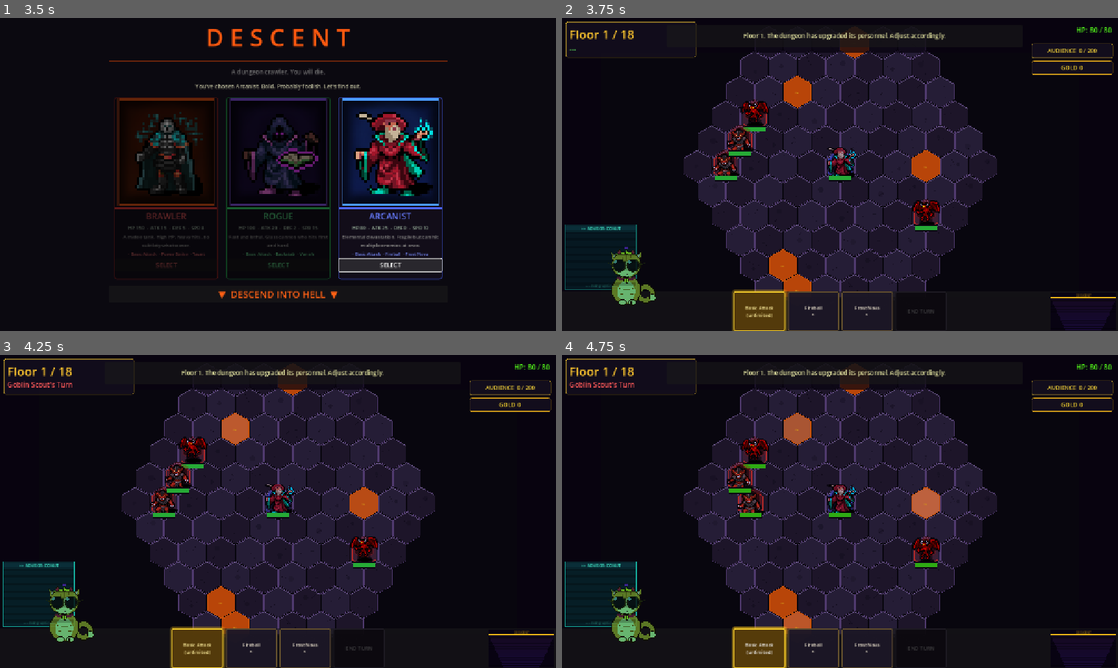
Above: before the commit, frames 1-4 (two rows, left to right).
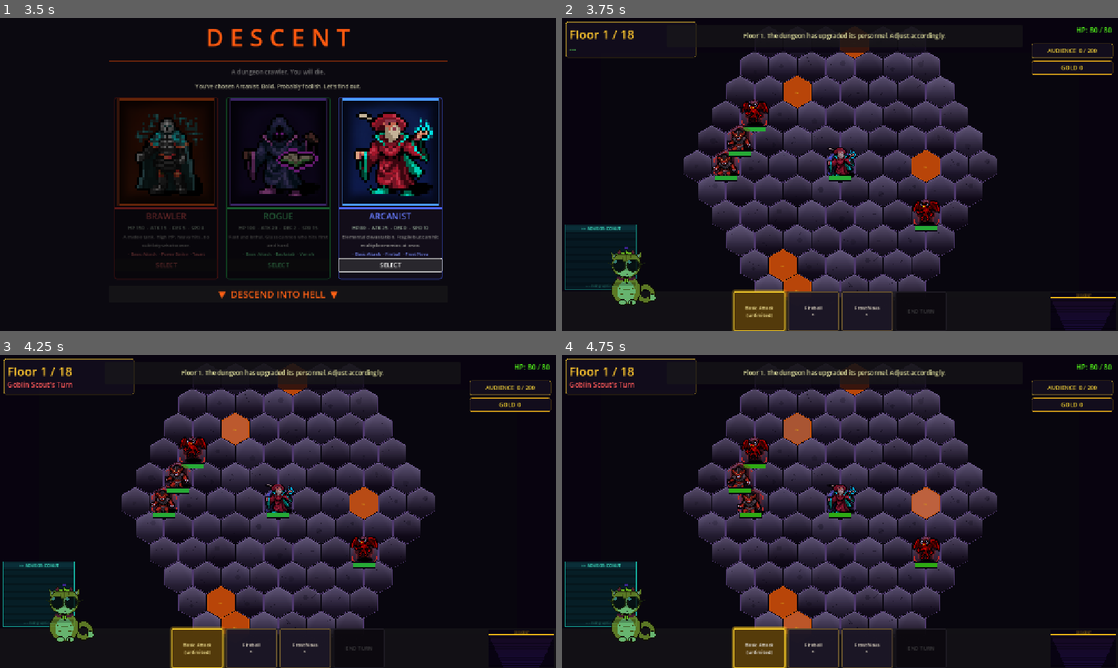
Above: after the commit, the same moments.

Repository: ColdTie/Descent
Game: Godot game, scene res://scenes/Main.tscn
The game is run twice, just before and just after one commit, with the same random seed, the same clock (stepped at 60 frames per second) and the same inputs.
Inputs:
- Up to frame 1 (3.5 s): click "BEGIN DESCENT" at 0.5 s; click "SELECT" at 1.25 s; click "SELECT" at 2 s; click "SELECT" at 2.75 s
- Up to frame 2 (3.75 s): click "▼ DESCEND INTO HELL ▼" at 3.5 s
- Up to frame 3 (4.25 s): no input
- Up to frame 4 (4.75 s): click "Basic Attack (unlimited)" at 4.25 s

Frame 1 is identical in both runs. In frame 2, 10% of the frame differs, in the area x 21-79%, y 11-87%; in frame 3, 10%; in frame 4, 10%.

Commit message:
Floor-tile depth, corner-bracket stand markers, impact screen shake
Tiles: per-vertex gradient (top lit, bottom shadow) plus a small
hash-based per-tile brightness wobble so the floor reads as carved stone
under overhead light instead of a flat checker pattern.

Stand markers: replace each unit's single Line2D ring with six L-shaped
corner brackets that frame the standing tile, plus a two-tone faction
spotlight (faint outer hex + bright inner disk). Hero pulse retargets
the bracket container's modulate alpha.

Feel: brief world-layer screen shake on crits, big abilities
(fireball / power_strike / backstab / frost_nova / shadow_step), and
boss enrage. Active shake tween is killed before a new one starts so
overlapping impacts don't fight on the same property.

https://claude.ai/code/session_descent_overhaul_01

Diff:
--- a/scenes/BattleScene.gd
+++ b/scenes/BattleScene.gd
@@ -163,6 +163,10 @@
 var _gold_widget: Label = null
 var _gold_flash_tween: Tween = null
 
+# Active screen-shake tweens, one per world layer — killed before a new shake
+# starts so back-to-back impacts don't fight each other on the same property.
+var _shake_tweens: Array[Tween] = []
+
 @onready var _hex_layer: Node2D = $HexLayer
 @onready var _entity_layer: Node2D = $EntityLayer
 @onready var _floor_label: Label = $UILayer/FloorLabel
@@ -423,6 +427,17 @@
 		.set_ease(Tween.EASE_IN)
 	tw.tween_callback(fx.queue_free)
 
+	# Heavy-impact abilities get a brief screen shake for tactile weight.
+	# Light ones (basic_attack, heal, vanish, taunt, mana_shield, lava_heat
+	# ambient, frost shimmer) stay calm — overusing shake numbs the effect.
+	match ability_id:
+		"fireball":
+			_screen_shake(6.5, 0.26)
+		"power_strike", "backstab":
+			_screen_shake(5.0, 0.20)
+		"frost_nova", "shadow_step":
+			_screen_shake(3.5, 0.18)
+
 ## ─── Idle Animation ───────────────────────────────────────────────────────────
 
 func _start_idle_bob(sprite: Sprite2D, is_hero: bool) -> Tween:
@@ -504,12 +519,33 @@
 		poly.polygon = _make_hex_pts(HEX_SIZE - 2.0)
 		poly.position = world_pos
 		var is_lava: bool = tile_type == "lava"
-		match tile_type:
-			"lava":
-				poly.color = LAVA_COLOR
-			_:
-				var alt: bool = (hex.x + hex.y) % 2 == 0
-				poly.color = FLOOR_COLOR if alt else FLOOR_ALT
+		if is_lava:
+			# Lava keeps a flat fill — the pulse tween animates poly.color directly.
+			poly.color = LAVA_COLOR
+		else:
+			# Stone floor: pick base/alt shade, then nudge per-tile so the floor
+			# isn't a regular checker pattern. Hash drives a small ±brightness wobble.
+			var alt: bool = (hex.x + hex.y) % 2 == 0
+			var base: Color = FLOOR_COLOR if alt else FLOOR_ALT
+			var h: int = absi(hex.x * 73856093 ^ hex.y * 19349663 ^ GameState.run_seed)
+			var nudge: float = (float(h % 1000) / 1000.0) - 0.5  # -0.5..+0.5
+			base = base.lightened(nudge * 0.12)
+			# Vertical gradient via per-vertex colors — top vertices catch the
+			# "overhead light", bottom vertices fall into shadow. Reads as carved
+			# stone instead of a flat-painted tile.
+			# _make_hex_pts order: 0=upper-right, 1=lower-right, 2=bottom,
+			# 3=lower-left, 4=upper-left, 5=top.
+			var top: Color = base.lightened(0.28)
+			var mid: Color = base
+			var bot: Color = base.darkened(0.42)
+			var vc := PackedColorArray()
+			vc.append(top)              # 0 upper-right
+			vc.append(mid.darkened(0.18)) # 1 lower-right
+			vc.append(bot)              # 2 bottom
+			vc.append(mid.darkened(0.18)) # 3 lower-left
+			vc.append(top)              # 4 upper-left
+			vc.append(top.lightened(0.06)) # 5 top
+			poly.vertex_colors = vc
 		_hex_layer.add_child(poly)
 		_hex_polys[hex] = poly
 
@@ -658,33 +694,55 @@
 		faction_tint = Color(0.95, 0.22, 0.16)
 
 	if sprite_tex != null:
-		# Soft floor halo: faint faction-tinted fill on the standing hex itself,
-		# so the tile reads as occupied even before the eye finds the sprite.
+		# Floor halo: outer faint hex + inner brighter disk. Stacked, the two
+		# read as a faction-tinted "spotlight" pooling on the standing tile.
 		var floor_halo := Polygon2D.new()
 		floor_halo.polygon = _make_hex_pts(HEX_SIZE - 5.0)
-		var halo_clr := Color(faction_tint.r, faction_tint.g, faction_tint.b, 0.14)
-		floor_halo.color = halo_clr
+		floor_halo.color = Color(faction_tint.r, faction_tint.g, faction_tint.b, 0.08)
 		root.add_child(floor_halo)
-
-		# Stand ring: thin faction-colored outline drawn on the floor plane.
-		# Makes "this is *my* hex" unmistakable; moves with the entity via tweens.
-		var stand_ring := Line2D.new()
+		var halo_core := Polygon2D.new()
+		halo_core.polygon = _make_hex_pts(HEX_SIZE * 0.55)
+		halo_core.color = Color(faction_tint.r, faction_tint.g, faction_tint.b, 0.28)
+		halo_core.position = Vector2(0.0, 2.0)
+		root.add_child(halo_core)
+
+		# Stand ring: corner brackets at each of the 6 hex corners, pointing
+		# inward along the two adjacent edges. Reads as "selected unit"
+		# framing — way more deliberate than a flat outline. Container is
+		# named "StandRing" so existing code can still find/tween it.
+		var stand_ring := Node2D.new()
 		stand_ring.name = "StandRing"
-		var sr_pts: PackedVector2Array = _make_hex_pts(HEX_SIZE - 6.0)
-		sr_pts.append(sr_pts[0])
-		stand_ring.points = sr_pts
-		stand_ring.width = 2.4 if is_boss else 2.0
-		stand_ring.default_color = Color(faction_tint.r, faction_tint.g, faction_tint.b, 0.85)
-		stand_ring.joint_mode = Line2D.LINE_JOINT_ROUND
+		var sr_pts: PackedVector2Array = _make_hex_pts(HEX_SIZE - 5.5)
+		var bracket_color := Color(faction_tint.r, faction_tint.g, faction_tint.b, 0.95)
+		var bracket_width: float = 2.8 if is_boss else 2.2
+		var bracket_len: float = 7.5 if is_boss else 6.5
+		for i: int in range(6):
+			var corner: Vector2 = sr_pts[i]
+			var prev_c: Vector2 = sr_pts[(i + 5) % 6]
+			var next_c: Vector2 = sr_pts[(i + 1) % 6]
+			var dir_a: Vector2 = (prev_c - corner).normalized() * bracket_len
+			var dir_b: Vector2 = (next_c - corner).normalized() * bracket_len
+			var seg := Line2D.new()
+			var spts := PackedVector2Array()
+			spts.append(corner + dir_a)
+			spts.append(corner)
+			spts.append(corner + dir_b)
+			seg.points = spts
+			seg.width = bracket_width
+			seg.default_color = bracket_color
+			seg.joint_mode = Line2D.LINE_JOINT_ROUND
+			seg.begin_cap_mode = Line2D.LINE_CAP_ROUND
+			seg.end_cap_mode = Line2D.LINE_CAP_ROUND
+			stand_ring.add_child(seg)
 		root.add_child(stand_ring)
 
-		# Subtle pulse on the player hero's stand ring so the eye finds Carl fast.
+		# Subtle pulse on the player hero's brackets so the eye finds Carl fast.
 		if c.faction == Combatant.Faction.HERO and c == _hero:
 			var pulse_tw: Tween = create_tween()
 			pulse_tw.set_loops()
-			pulse_tw.tween_property(stand_ring, "default_color:a", 0.55, 0.95) \
+			pulse_tw.tween_property(stand_ring, "modulate:a", 0.55, 0.95) \
 				.set_ease(Tween.EASE_IN_OUT).set_trans(Tween.TRANS_SINE)
-			pulse_tw.tween_property(stand_ring, "default_color:a", 0.95, 0.95) \
+			pulse_tw.tween_property(stand_ring, "modulate:a", 1.0, 0.95) \
 				.set_ease(Tween.EASE_IN_OUT).set_trans(Tween.TRANS_SINE)
 
 		# Ground shadow: wide-but-shallow ellipse at the feet. We fake the squish
@@ -2064,6 +2122,7 @@
 		# Gold, larger damage number + extra flash + quip for critical hits
 		_show_damage_number(target, damage, Color(1.0, 0.85, 0.1), true)
 		AudioManager.play("crit", 0.05)
+		_screen_shake(4.5, 0.20)
 		if _battle_rng.randf() < 0.5:
 			SystemVoice.speak("critical_hit")
 		# Run 19: track crits for the streak achievement + audience favor.
@@ -2208,6 +2267,7 @@
 				.set_ease(Tween.EASE_IN_OUT).set_trans(Tween.TRANS_SINE)
 	AudioManager.play("enrage")
 	_hit_flash(boss)
+	_screen_shake(9.0, 0.45)
 	_update_boss_hp_bar()
 	var quip: String = SystemVoice.pick("boss_enraged")
 	_show_system_banner("⚠ ENRAGED: %s — %s" % [boss.display_name, quip], 4.0)
@@ -2403,6 +2463,32 @@
 	tw2.tween_property(node, "scale", Vector2(1.10, 0.88), 0.06)
 	tw2.tween_property(node, "scale", Vector2(1.0,  1.0),  0.12)
 
+func _screen_shake(intensity: float = 5.0, duration: float = 0.22) -> void:
+	## Brief offset oscillation on the world layers (hex + entities) for impact
+	## punch. UILayer is a CanvasLayer so the HUD stays put; Background is the
+	## sibling ColorRect at the BattleScene root and is also unaffected.
+	## Any in-flight shake is killed first so back-to-back impacts don't fight.
+	for old: Tween in _shake_tweens:
+		if old != null and old.is_valid():
+			old.kill()
+	_shake_tweens.clear()
+	var base: Vector2 = Vector2(640.0, 340.0)
+	var offsets: Array[Vector2] = [
+		Vector2(intensity, -intensity * 0.55),
+		Vector2(-intensity * 0.85, intensity * 0.70),
+		Vector2(intensity * 0.55, intensity * 0.40),
+		Vector2(-intensity * 0.30, -intensity * 0.25),
+		Vector2.ZERO,
+	]
+	var step: float = duration / float(offsets.size())
+	for layer: Node2D in [_hex_layer, _entity_layer]:
+		layer.position = base
+		var ltw: Tween = create_tween()
+		for off: Vector2 in offsets:
+			ltw.tween_property(layer, "position", base + off, step) \
+				.set_trans(Tween.TRANS_SINE)
+		_shake_tweens.append(ltw)
+
 func _show_damage_number(c: Combatant, damage: int, color: Color = Color(1.0, 0.25, 0.1),
 		is_crit: bool = false) -> void:
 	var node: Node2D = _entity_nodes.get(c.id)
